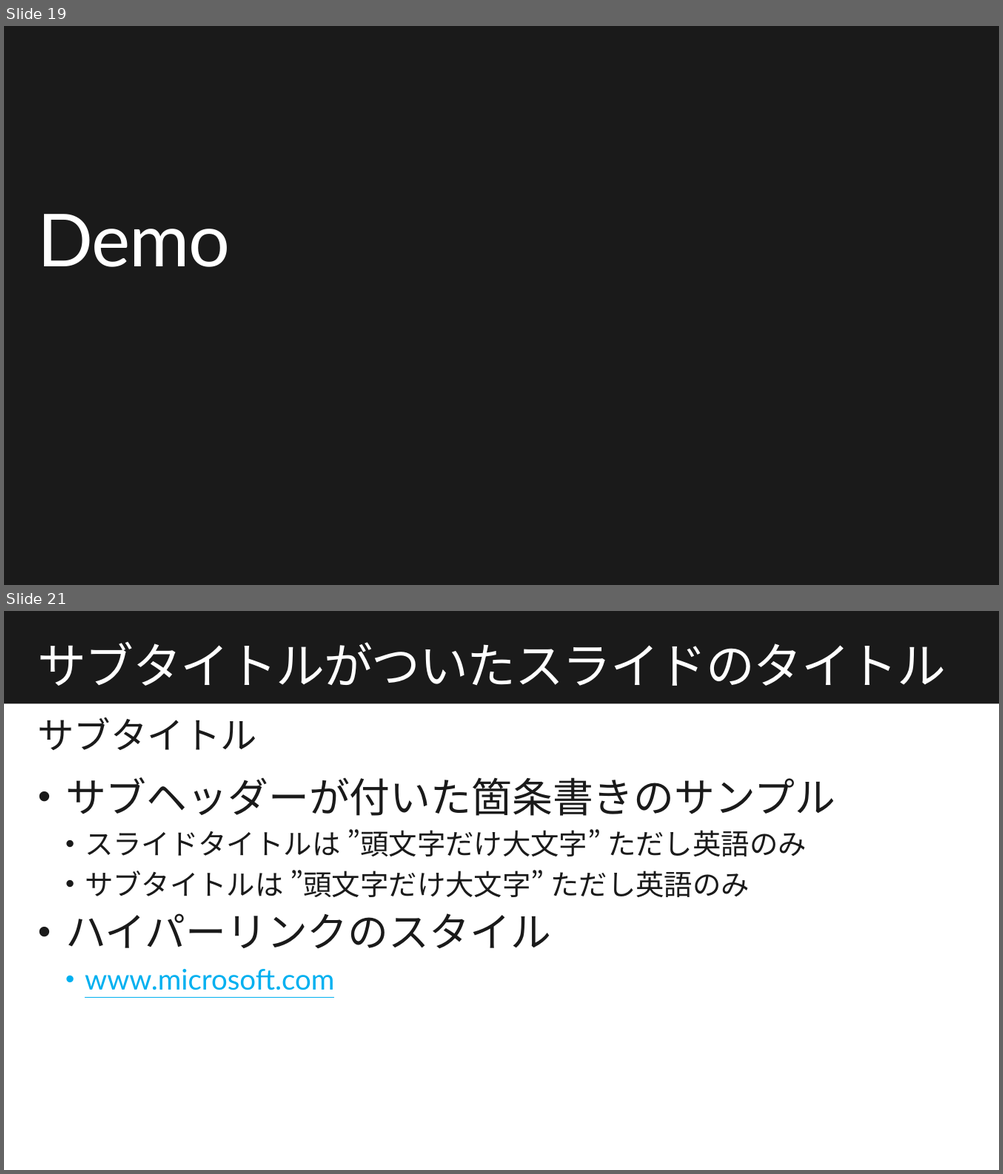
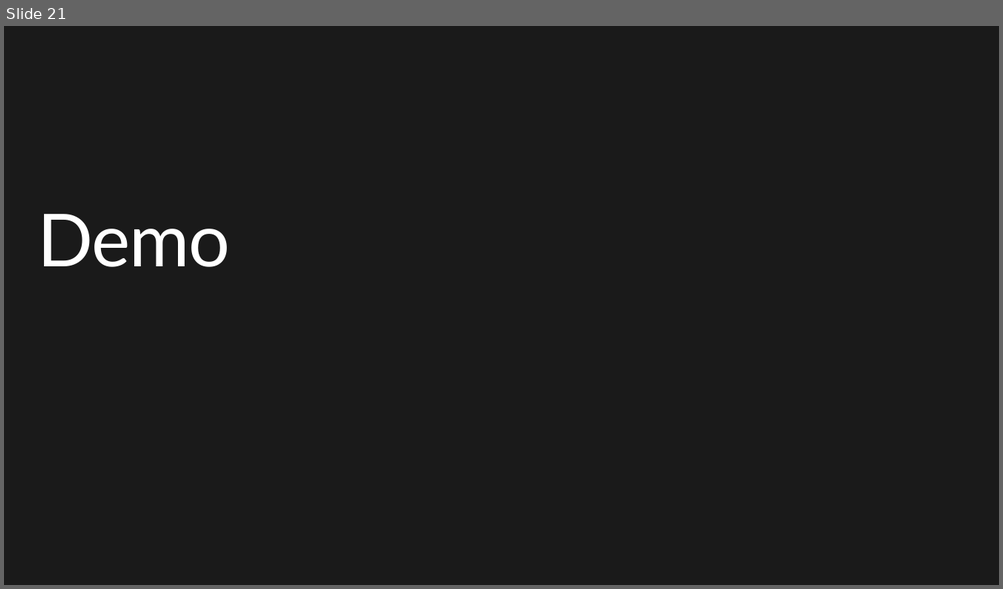
Before and after one commit to dmakogon/decode2018, a slide deck: decode2018_cosmosdb.pptx. Shown one above the other, each under a label of ours: slides 19 and 21 before the commit, slide 21 after it; the slides between them are not shown. The pictures are 1003x1174 and 1003x589 pixels, drawn with LibreOffice and Linux fonts; fonts in the diff are those of the drawing; background and template pictures are left out. Boxes give left, top, right and bottom in pixels: in the first picture for what was removed or moved away, otherwise in the second. Text is boxed around its words. In the diff, an @@ line names an element or a change of style, - is before the commit and + after.

```diff
--- a/decode2018_cosmosdb.pptx
+++ b/decode2018_cosmosdb.pptx
@@ slide 21 removed at (4,611,999,1170), background #FFFFFF @@
@@ rectangle removed at (4,611,999,704) @@
@@ title removed at (37,642,945,686) @@
-サブタイトルがついたスライドのタイトル
@@ text removed at (37,717,256,750) @@
-サブタイトル
@@ text removed at (65,777,835,991) @@
-• サブヘッダーが付いた箇条書きのサンプル
-  • スライドタイトルは ”頭文字だけ大文字” ただし英語のみ
-  • サブタイトルは ”頭文字だけ大文字” ただし英語のみ
-• ハイパーリンクのスタイル
-  • www.microsoft.com
@@ what was slide 19 is now slide 21 @@
```
Also in this commit, not shown: 4 slides changed, 6 slides added, 6 other slides removed.
